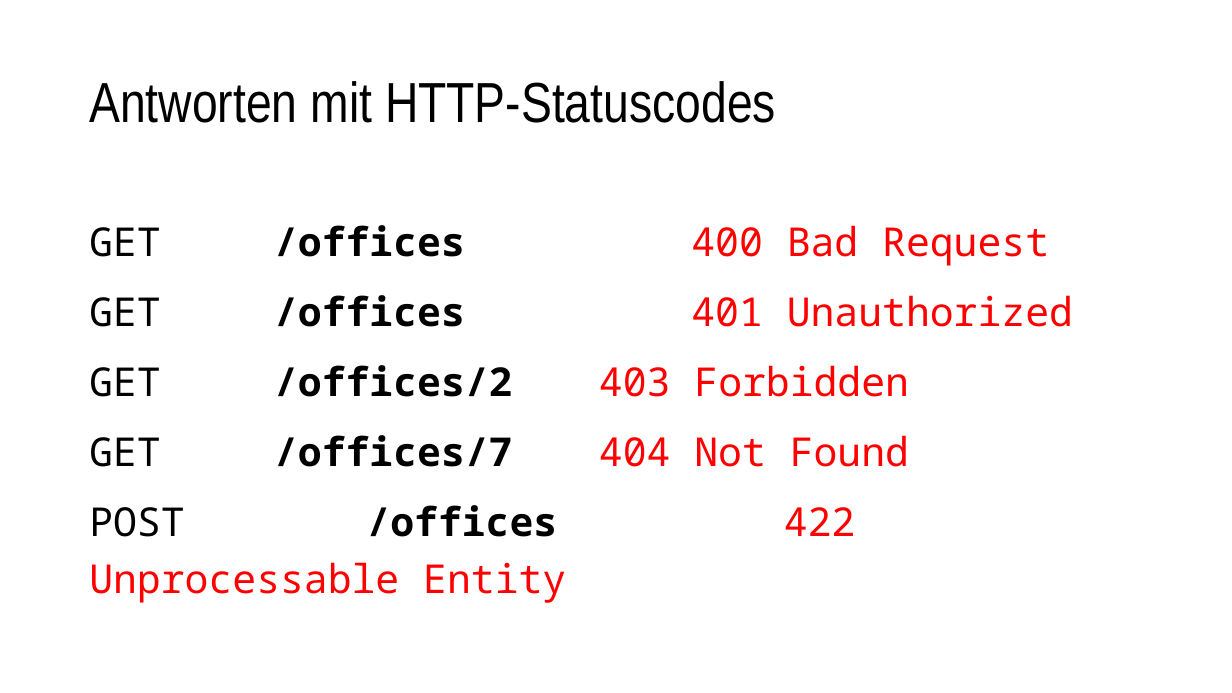
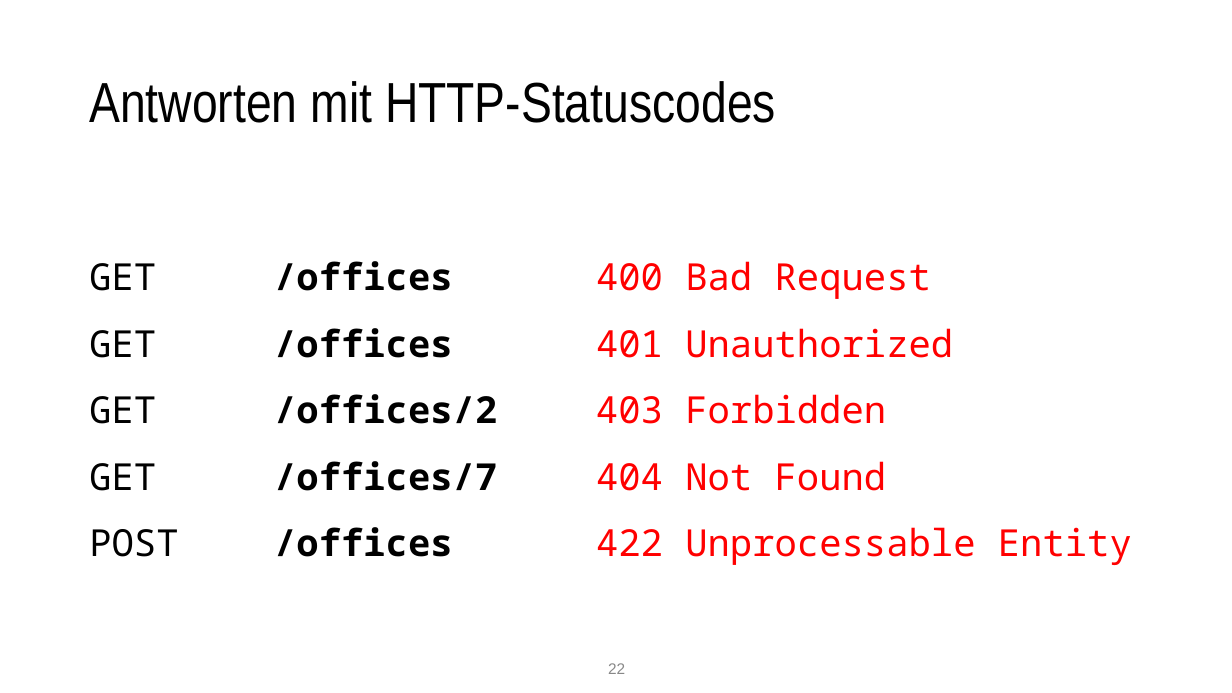
Before and after one commit to nordlb-public/techtalks, a slide deck: slide 22 of 01-api-design/präsentation.pptx. Drawn at 1232x693 pixels with LibreOffice and Linux fonts; fonts in the diff are those of the drawing. Boxes give left, top, right and bottom in pixels: in the first picture for what was removed or moved away, otherwise in the second. Text is boxed around its words. In the diff, an @@ line names an element or a change of style, - is before the commit and + after.

```diff
--- a/01-api-design/präsentation.pptx
+++ b/01-api-design/präsentation.pptx
@@ text "GET /offices 400 Bad Request" at box(89, 261, 1132, 565): size 31 to 29 pt @@
@@ page number added at box(608, 663, 625, 674), 12 pt, text #888888 @@
+22
```
Also in this commit, not shown: 24 other slides changed, 11 slides added, 1 slide removed, 3 other files.
